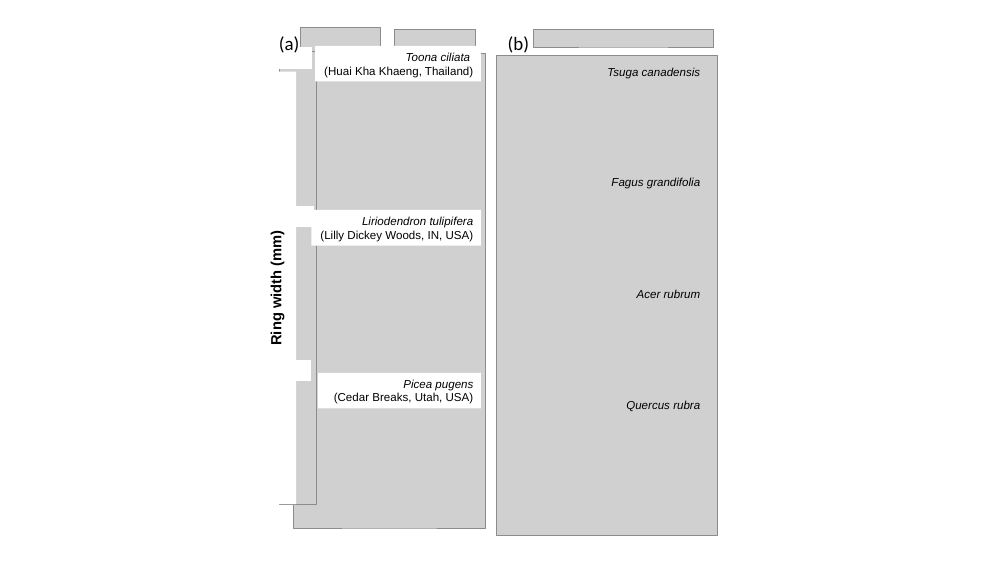
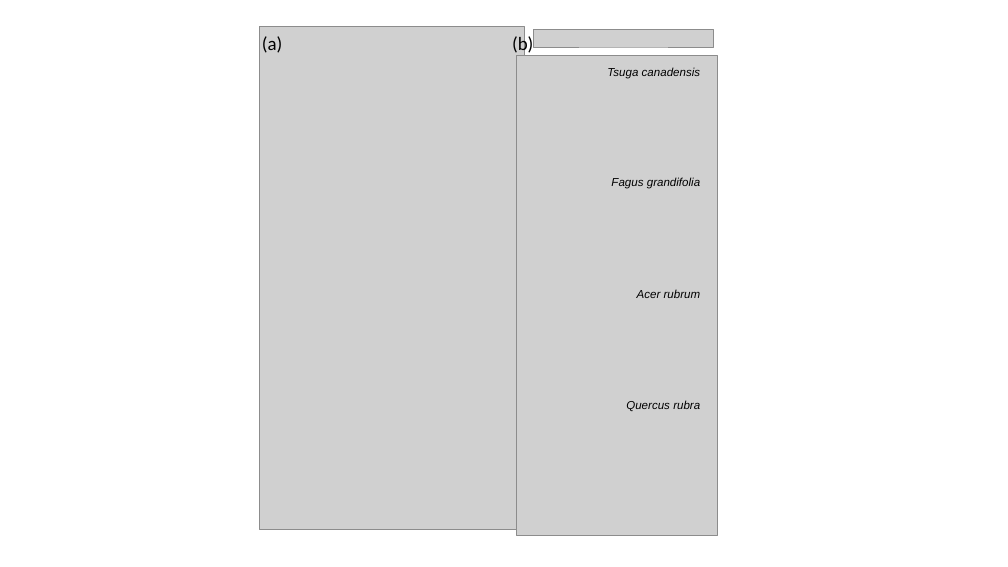
Before and after one commit to EcoClimLab/vertical-thermal-review, a slide deck: slide 1 of tree_rings/draft_tree-rings_fig.pptx. Drawn at 1008x567 pixels with LibreOffice and Linux fonts; fonts in the diff are those of the drawing; grey boxes stand for pictures. Boxes give left, top, right and bottom in pixels: in the first picture for what was removed or moved away, otherwise in the second. Text is boxed around its words. In the diff, an @@ line names an element or a change of style, - is before the commit and + after.

```diff
--- a/tree_rings/draft_tree-rings_fig.pptx
+++ b/tree_rings/draft_tree-rings_fig.pptx
@@ text "(a)": place and size @@
-text "(a)" at box(279, 36, 299, 53)
+text "(a)" at box(262, 36, 282, 53)
@@ picture: place and size @@
-picture at box(293, 54, 486, 528)
+picture at box(259, 26, 524, 530)
@@ text "(b)" rewrapped from box(508, 36, 529, 53) to box(512, 34, 533, 55) @@
@@ picture: place and size @@
-picture at box(496, 56, 717, 536)
+picture at box(516, 56, 717, 536)
@@ rectangle removed at box(263, 72, 296, 504) @@
-Ring width (mm)
@@ group removed at box(279, 27, 482, 504): 6 rectangles, 3 pictures @@
-Toona ciliata
-(Huai Kha Khaeng, Thailand)
-Liriodendron tulipifera
-(Lilly Dickey Woods, IN, USA)
-Picea pugens
-(Cedar Breaks, Utah, USA)
```
Also in this commit, not shown: 4 other files.
